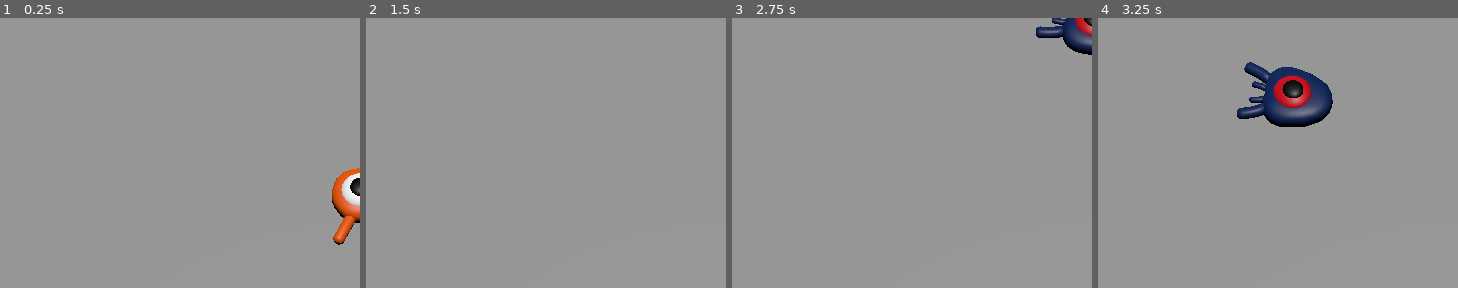
Above: before the commit, frames 1-4 (left to right).
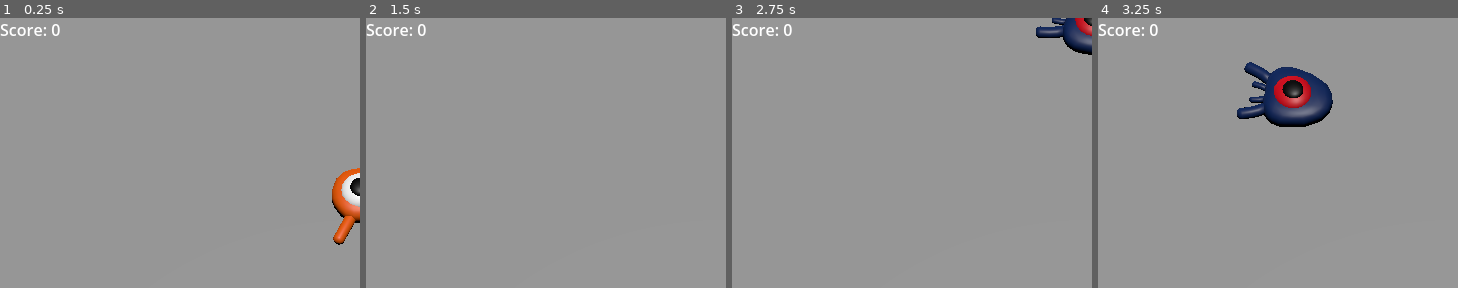
Above: after the commit, the same moments.

Repository: Selenestica/GODOTSquashTheCreeps
Game: Godot game, scene res://main.tscn
Two runs of this game, one before a commit and one after it. Both use one fixed random seed, a clock stepped at 60 frames per second and the inputs below.
Inputs:
- Up to frame 1 (0.25 s): no input
- Up to frame 2 (1.5 s): tap Enter at 0.5 s; hold Right (move_right) 0.53-1.28 s; tap Space (jump) at 0.77 s; hold Down (move_back) from 1.28 s (still down)
- Up to frame 3 (2.75 s): tap Space (jump) at 1.52 s; release Down (move_back) at 2.03 s; hold Right (move_right) from 2.03 s (still down)
- Up to frame 4 (3.25 s): release Right (move_right) at 2.78 s; hold Up (move_forward) from 2.78 s (still down); tap Space (jump) at 3.02 s
The pictures show only the part of the screen within x 0-50%, y 0-50%; the shares and areas given below are measured in that part.

The runs differ from the first frame. In frame 1, 0.3% of the frame differs, in the area x 0-17%, y 2-7%; in frame 2, 0.3%; in frame 3, 0.3%; in frame 4, 0.3%.

Commit message:
rough rough draft of game done

Diff:
--- a/main.tscn
+++ b/main.tscn
@@ -80,5 +80,17 @@
 wait_time = 0.5
 autostart = true
 
+[node name="UserInterface" type="Control" parent="."]
+layout_mode = 3
+anchors_preset = 0
+offset_right = 40.0
+offset_bottom = 40.0
+
+[node name="ScoreLabel" type="Label" parent="UserInterface"]
+layout_mode = 0
+offset_right = 40.0
+offset_bottom = 23.0
+text = "Score: 0"
+
 [connection signal="hit" from="Player" to="." method="_on_player_hit"]
 [connection signal="timeout" from="MobTimer" to="." method="_on_mob_timer_timeout"]
